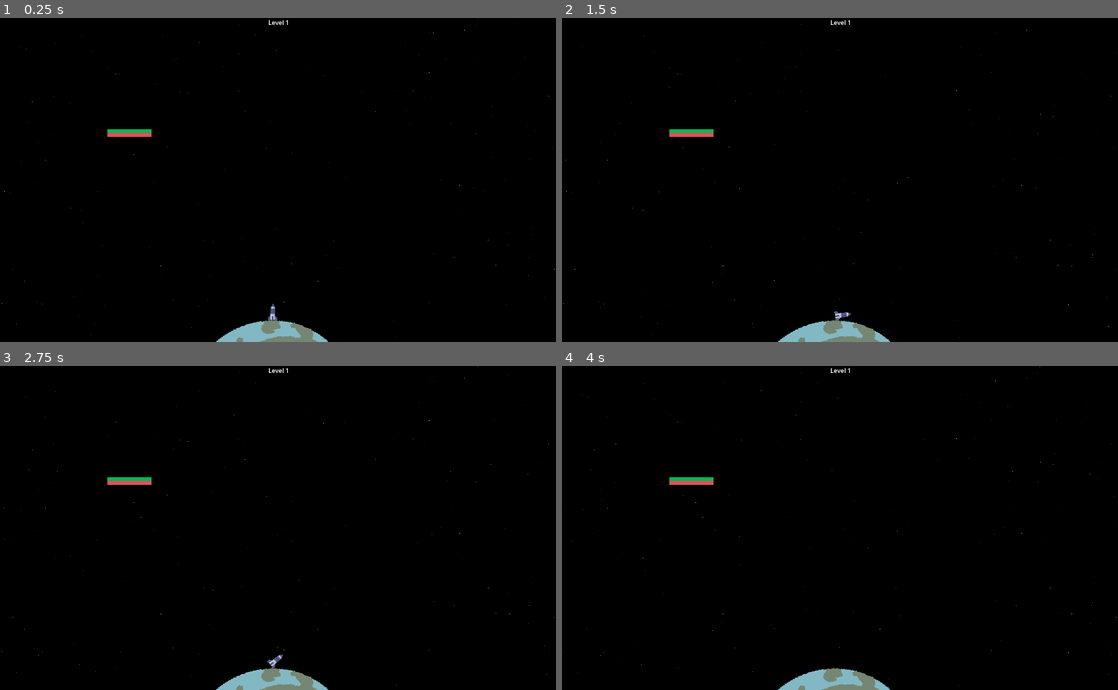
Above: before the commit, frames 1-4 (two rows, left to right).
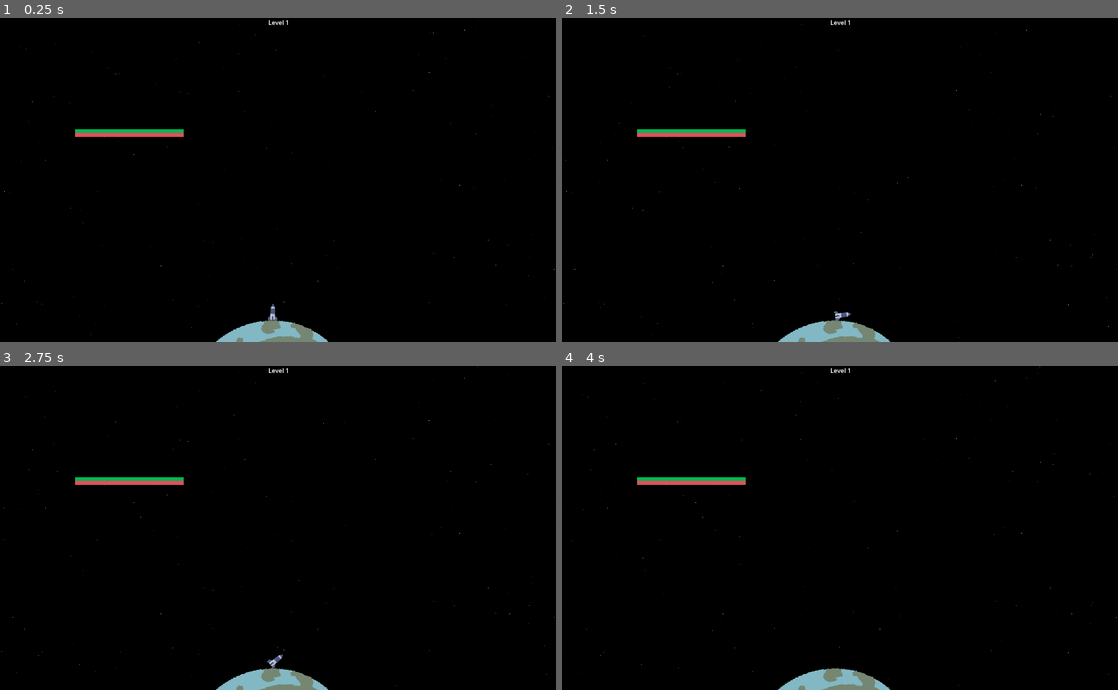
Above: after the commit, the same moments.

Repository: binaryArrow/rocketlaunch
Game: Godot game, scene res://scenes/levels/level0.tscn
Same seed, same stepped clock (60 frames per second), same inputs: the game is played once before the commit and once after it. Before the commit the project starts from res://scenes/level/level.tscn.
Inputs:
- Up to frame 1 (0.25 s): no input
- Up to frame 2 (1.5 s): tap Enter (ui_accept) at 0.5, 0.77 s; hold Right (ui_right) 0.53-1.28 s; hold Left (ui_left) from 1.28 s (still down)
- Up to frame 3 (2.75 s): tap Enter (ui_accept) at 1.52 s; release Left (ui_left) at 2.03 s; hold Right (ui_right) from 2.03 s (still down)
- Up to frame 4 (4 s): tap Enter (ui_accept) at 3.02, 3.77 s; release Right (ui_right) at 3.53 s; hold Left (ui_left) from 3.53 s (still down)

The runs differ from the first frame. In frame 1, 0.3% of the frame differs, in the area x 13-34%, y 34-37%; in frame 2, 0.3%; in frame 3, 0.3%; in frame 4, 0.3%.

Commit message:
add levels (-lvl7)

Diff:
--- a/scenes/level/level.tscn
+++ /dev/null
@@ -1,16 +0,0 @@
-[gd_scene format=3 uid="uid://dpr52knlj0bhn"]
-
-[ext_resource type="PackedScene" uid="uid://cpdovtc5o2deu" path="res://scenes/rocket/rocket.tscn" id="1_2q6dc"]
-[ext_resource type="PackedScene" uid="uid://50ejuu2h1pxd" path="res://scenes/level/world.tscn" id="1_i166f"]
-[ext_resource type="PackedScene" uid="uid://b8cyql2s764g2" path="res://scenes/platforms/platform.tscn" id="4_mx8sn"]
-
-[node name="Level" type="Node2D" unique_id=1466572793]
-
-[node name="World" parent="." unique_id=1471703231 instance=ExtResource("1_i166f")]
-position = Vector2(0, -19)
-
-[node name="CharacterBody2D" parent="." unique_id=2134320788 instance=ExtResource("1_2q6dc")]
-position = Vector2(706, 759)
-
-[node name="StaticBody2D" parent="." unique_id=709902558 instance=ExtResource("4_mx8sn")]
-position = Vector2(335, 298)
--- /dev/null
+++ b/scenes/levels/level0.tscn
@@ -0,0 +1,17 @@
+[gd_scene format=3 uid="uid://dpr52knlj0bhn"]
+
+[ext_resource type="PackedScene" uid="uid://50ejuu2h1pxd" path="res://scenes/levels/world.tscn" id="1_hghvf"]
+[ext_resource type="PackedScene" uid="uid://cpdovtc5o2deu" path="res://scenes/rocket/rocket.tscn" id="2_5kr0j"]
+[ext_resource type="PackedScene" uid="uid://b8cyql2s764g2" path="res://scenes/platforms/platform.tscn" id="3_ry65h"]
+
+[node name="Level" type="Node2D" unique_id=1466572793]
+
+[node name="World" parent="." unique_id=1471703231 instance=ExtResource("1_hghvf")]
+position = Vector2(0, -19)
+
+[node name="CharacterBody2D" parent="." unique_id=2134320788 instance=ExtResource("2_5kr0j")]
+position = Vector2(706, 759)
+
+[node name="StaticBody2D" parent="." unique_id=709902558 instance=ExtResource("3_ry65h")]
+position = Vector2(335, 298)
+scale = Vector2(2.48, 1)
--- a/scenes/level/level1.tscn
+++ b/scenes/levels/level1.tscn
@@ -1,6 +1,6 @@
 [gd_scene format=3 uid="uid://gnuhfqgahxvi"]
 
-[ext_resource type="PackedScene" uid="uid://50ejuu2h1pxd" path="res://scenes/level/world.tscn" id="1_pgq8h"]
+[ext_resource type="PackedScene" uid="uid://50ejuu2h1pxd" path="res://scenes/levels/world.tscn" id="1_pgq8h"]
 [ext_resource type="PackedScene" uid="uid://cpdovtc5o2deu" path="res://scenes/rocket/rocket.tscn" id="2_5yh3o"]
 [ext_resource type="PackedScene" uid="uid://b8cyql2s764g2" path="res://scenes/platforms/platform.tscn" id="3_mg8dc"]
 [ext_resource type="PackedScene" uid="uid://cvs6o1j6lrd1m" path="res://scenes/platforms/obstacle.tscn" id="4_5yh3o"]
--- /dev/null
+++ b/scenes/levels/level2.tscn
@@ -0,0 +1,22 @@
+[gd_scene format=3 uid="uid://breou0vda8c1y"]
+
+[ext_resource type="PackedScene" uid="uid://50ejuu2h1pxd" path="res://scenes/levels/world.tscn" id="1_8tcn8"]
+[ext_resource type="PackedScene" uid="uid://cpdovtc5o2deu" path="res://scenes/rocket/rocket.tscn" id="2_r6vdu"]
+[ext_resource type="PackedScene" uid="uid://b8cyql2s764g2" path="res://scenes/platforms/platform.tscn" id="3_21xmu"]
+[ext_resource type="PackedScene" uid="uid://cvs6o1j6lrd1m" path="res://scenes/platforms/obstacle.tscn" id="4_8i3m3"]
+
+[node name="Level" type="Node2D" unique_id=1466572793]
+
+[node name="World" parent="." unique_id=1471703231 instance=ExtResource("1_8tcn8")]
+position = Vector2(0, -19)
+
+[node name="CharacterBody2D" parent="." unique_id=2134320788 instance=ExtResource("2_r6vdu")]
+position = Vector2(706, 759)
+
+[node name="StaticBody2D" parent="." unique_id=709902558 instance=ExtResource("3_21xmu")]
+position = Vector2(253, 188.99998)
+scale = Vector2(0.39079747, 0.89077526)
+
+[node name="StaticBody2D2" parent="." unique_id=2127928289 instance=ExtResource("4_8i3m3")]
+position = Vector2(712, 515)
+scale = Vector2(5.3364305, 0.99999994)
--- /dev/null
+++ b/scenes/levels/level3.tscn
@@ -0,0 +1,26 @@
+[gd_scene format=3 uid="uid://e34sl4fq84rn"]
+
+[ext_resource type="PackedScene" uid="uid://50ejuu2h1pxd" path="res://scenes/levels/world.tscn" id="1_hkmq7"]
+[ext_resource type="PackedScene" uid="uid://cpdovtc5o2deu" path="res://scenes/rocket/rocket.tscn" id="2_w4sk7"]
+[ext_resource type="PackedScene" uid="uid://b8cyql2s764g2" path="res://scenes/platforms/platform.tscn" id="3_ojmut"]
+[ext_resource type="PackedScene" uid="uid://cvs6o1j6lrd1m" path="res://scenes/platforms/obstacle.tscn" id="4_duul2"]
+
+[node name="Level" type="Node2D" unique_id=1466572793]
+
+[node name="World" parent="." unique_id=1471703231 instance=ExtResource("1_hkmq7")]
+position = Vector2(0, -19)
+
+[node name="CharacterBody2D" parent="." unique_id=2134320788 instance=ExtResource("2_w4sk7")]
+position = Vector2(706, 759)
+
+[node name="StaticBody2D" parent="." unique_id=709902558 instance=ExtResource("3_ojmut")]
+position = Vector2(740, 251)
+scale = Vector2(0.39079747, 0.89077526)
+
+[node name="StaticBody2D2" parent="." unique_id=2127928289 instance=ExtResource("4_duul2")]
+position = Vector2(982, 486.00003)
+scale = Vector2(8.735297, 1.1729789)
+
+[node name="StaticBody2D3" parent="." unique_id=162072739 instance=ExtResource("4_duul2")]
+position = Vector2(-141, 486)
+scale = Vector2(8.735297, 1.1729789)
--- /dev/null
+++ b/scenes/levels/level4.tscn
@@ -0,0 +1,17 @@
+[gd_scene format=3 uid="uid://bhes5xku1ei8t"]
+
+[ext_resource type="PackedScene" uid="uid://50ejuu2h1pxd" path="res://scenes/levels/world.tscn" id="1_fjlvv"]
+[ext_resource type="PackedScene" uid="uid://cpdovtc5o2deu" path="res://scenes/rocket/rocket.tscn" id="2_o34q2"]
+[ext_resource type="PackedScene" uid="uid://b8cyql2s764g2" path="res://scenes/platforms/platform.tscn" id="3_rdsj4"]
+
+[node name="Level" type="Node2D" unique_id=1466572793]
+
+[node name="World" parent="." unique_id=1471703231 instance=ExtResource("1_fjlvv")]
+position = Vector2(0, -19)
+
+[node name="CharacterBody2D" parent="." unique_id=2134320788 instance=ExtResource("2_o34q2")]
+position = Vector2(706, 759)
+
+[node name="StaticBody2D" parent="." unique_id=709902558 instance=ExtResource("3_rdsj4")]
+position = Vector2(720, 319)
+scale = Vector2(0.18665183, 0.89077526)
--- /dev/null
+++ b/scenes/levels/level5.tscn
@@ -0,0 +1,30 @@
+[gd_scene format=3 uid="uid://nm1qhan62ss2"]
+
+[ext_resource type="PackedScene" uid="uid://50ejuu2h1pxd" path="res://scenes/levels/world.tscn" id="1_37jyc"]
+[ext_resource type="PackedScene" uid="uid://cpdovtc5o2deu" path="res://scenes/rocket/rocket.tscn" id="2_0yael"]
+[ext_resource type="PackedScene" uid="uid://b8cyql2s764g2" path="res://scenes/platforms/platform.tscn" id="3_v1pya"]
+[ext_resource type="PackedScene" uid="uid://cvs6o1j6lrd1m" path="res://scenes/platforms/obstacle.tscn" id="4_qsj6i"]
+
+[node name="Level" type="Node2D" unique_id=1466572793]
+
+[node name="World" parent="." unique_id=1471703231 instance=ExtResource("1_37jyc")]
+position = Vector2(0, -19)
+
+[node name="CharacterBody2D" parent="." unique_id=2134320788 instance=ExtResource("2_0yael")]
+position = Vector2(706, 759)
+
+[node name="StaticBody2D" parent="." unique_id=709902558 instance=ExtResource("3_v1pya")]
+position = Vector2(197.00006, 143.00002)
+scale = Vector2(0.35676488, 0.66808146)
+
+[node name="StaticBody2D2" parent="." unique_id=2127928289 instance=ExtResource("4_qsj6i")]
+position = Vector2(1086, 603)
+scale = Vector2(6.7045317, 1)
+
+[node name="StaticBody2D3" parent="." unique_id=2003575195 instance=ExtResource("4_qsj6i")]
+position = Vector2(377.99994, 401)
+scale = Vector2(6.7045317, 1)
+
+[node name="StaticBody2D4" parent="." unique_id=1476853040 instance=ExtResource("4_qsj6i")]
+position = Vector2(1001, 203)
+scale = Vector2(7.9845314, 1)
--- /dev/null
+++ b/scenes/levels/level6.tscn
@@ -0,0 +1,27 @@
+[gd_scene format=3 uid="uid://bhd6i5sj0knbl"]
+
+[ext_resource type="PackedScene" uid="uid://50ejuu2h1pxd" path="res://scenes/levels/world.tscn" id="1_7jb18"]
+[ext_resource type="PackedScene" uid="uid://cpdovtc5o2deu" path="res://scenes/rocket/rocket.tscn" id="2_422h2"]
+[ext_resource type="PackedScene" uid="uid://b8cyql2s764g2" path="res://scenes/platforms/platform.tscn" id="3_fngl8"]
+[ext_resource type="PackedScene" uid="uid://cvs6o1j6lrd1m" path="res://scenes/platforms/obstacle.tscn" id="4_316ec"]
+
+[node name="Level" type="Node2D" unique_id=1466572793]
+
+[node name="World" parent="." unique_id=1471703231 instance=ExtResource("1_7jb18")]
+position = Vector2(0, -19)
+
+[node name="CharacterBody2D" parent="." unique_id=2134320788 instance=ExtResource("2_422h2")]
+position = Vector2(706, 759)
+
+[node name="StaticBody2D" parent="." unique_id=709902558 instance=ExtResource("3_fngl8")]
+position = Vector2(418, 173)
+scale = Vector2(0.39079747, 0.89077526)
+
+[node name="StaticBody2D2" parent="." unique_id=2127928289 instance=ExtResource("4_316ec")]
+position = Vector2(267, 565)
+scale = Vector2(5.3364305, 0.99999994)
+
+[node name="StaticBody2D3" parent="." unique_id=1813633848 instance=ExtResource("4_316ec")]
+position = Vector2(565, 338.99997)
+rotation = 1.5707964
+scale = Vector2(4.1364307, 0.99999994)
--- /dev/null
+++ b/scenes/levels/level7.tscn
@@ -0,0 +1,36 @@
+[gd_scene format=3 uid="uid://ccmqxbrlcjy1d"]
+
+[ext_resource type="PackedScene" uid="uid://50ejuu2h1pxd" path="res://scenes/levels/world.tscn" id="1_jrs18"]
+[ext_resource type="PackedScene" uid="uid://cpdovtc5o2deu" path="res://scenes/rocket/rocket.tscn" id="2_268cy"]
+[ext_resource type="PackedScene" uid="uid://b8cyql2s764g2" path="res://scenes/platforms/platform.tscn" id="3_adc7d"]
+[ext_resource type="PackedScene" uid="uid://cvs6o1j6lrd1m" path="res://scenes/platforms/obstacle.tscn" id="4_mnr30"]
+
+[node name="Level" type="Node2D" unique_id=1466572793]
+
+[node name="World" parent="." unique_id=1471703231 instance=ExtResource("1_jrs18")]
+position = Vector2(0, -19)
+
+[node name="CharacterBody2D" parent="." unique_id=2134320788 instance=ExtResource("2_268cy")]
+position = Vector2(706, 759)
+
+[node name="StaticBody2D" parent="." unique_id=709902558 instance=ExtResource("3_adc7d")]
+position = Vector2(1030, 492)
+scale = Vector2(0.39079747, 0.89077526)
+
+[node name="StaticBody2D2" parent="." unique_id=2127928289 instance=ExtResource("4_mnr30")]
+position = Vector2(779, 565)
+scale = Vector2(5.3364305, 0.99999994)
+
+[node name="StaticBody2D4" parent="." unique_id=219941994 instance=ExtResource("4_mnr30")]
+position = Vector2(484.00006, 327.99994)
+rotation = 1.5707964
+scale = Vector2(4.3364305, 0.99999994)
+
+[node name="StaticBody2D5" parent="." unique_id=1802952821 instance=ExtResource("4_mnr30")]
+position = Vector2(854.99994, 383)
+scale = Vector2(4.3364305, 0.99999994)
+
+[node name="StaticBody2D3" parent="." unique_id=1813633848 instance=ExtResource("4_mnr30")]
+position = Vector2(1091.9999, 339)
+rotation = 1.5707964
+scale = Vector2(4.1364307, 0.99999994)
--- a/scenes/level/world.gd
+++ b/scenes/levels/world.gd
@@ -5,4 +5,3 @@
 
 func _ready() -> void:
 	level_label.text = "Level %d" % (LevelManager.current_level + 1)
-	print(level_label.text)
--- a/scenes/level/world.tscn
+++ b/scenes/levels/world.tscn
@@ -1,8 +1,8 @@
 [gd_scene format=3 uid="uid://50ejuu2h1pxd"]
 
-[ext_resource type="Script" uid="uid://beaibjklu07sf" path="res://scenes/level/world.gd" id="1_gkrfc"]
+[ext_resource type="Script" uid="uid://beaibjklu07sf" path="res://scenes/levels/world.gd" id="1_gkrfc"]
 [ext_resource type="Texture2D" uid="uid://c50yfl0nfwjxd" path="res://assets/earth.png" id="1_y5wde"]
-[ext_resource type="PackedScene" uid="uid://c3ah1bdol7em1" path="res://scenes/level/background.tscn" id="2_gkrfc"]
+[ext_resource type="PackedScene" uid="uid://c3ah1bdol7em1" path="res://scenes/levels/background.tscn" id="2_gkrfc"]
 
 [sub_resource type="CircleShape2D" id="CircleShape2D_2q6dc"]
 
--- a/scenes/rocket/rocket.gd
+++ b/scenes/rocket/rocket.gd
@@ -43,8 +43,6 @@
 	if body is LandingPlatform:
 		timer.start()
 		timer_label.visible = true
-	if body is Obstacle:
-		die()
 
 func _on_landing_indicator_body_exited(_body: Node2D) -> void:
 	timer.stop()
@@ -78,3 +76,9 @@
 
 func restart_game():
 	get_tree().call_deferred("reload_current_scene")
+
+
+func _on_body_entered(body: Node) -> void:
+	print("Collided with: ", body.name)
+	if body is Obstacle:
+		die()
--- a/scenes/rocket/rocket.tscn
+++ b/scenes/rocket/rocket.tscn
@@ -229,6 +229,8 @@
 physics_material_override = SubResource("PhysicsMaterial_0wp70")
 gravity_scale = 0.534
 continuous_cd = 1
+contact_monitor = true
+max_contacts_reported = 2
 script = ExtResource("1_dkv7l")
 
 [node name="AnimatedSprite2D" type="AnimatedSprite2D" parent="." unique_id=1466557542]
@@ -285,6 +287,7 @@
 wait_time = 3.0
 one_shot = true
 
+[connection signal="body_entered" from="." to="." method="_on_body_entered"]
 [connection signal="animation_finished" from="AnimatedSprite2D" to="." method="_on_animated_sprite_2d_animation_finished"]
 [connection signal="area_entered" from="HitBox" to="." method="_on_hit_box_area_entered"]
 [connection signal="body_entered" from="HitBox" to="." method="_on_hit_box_body_entered"]
Renamed: scenes/level/background.tscn -> scenes/levels/background.tscn
Renamed: scenes/level/world.gd.uid -> scenes/levels/world.gd.uid
